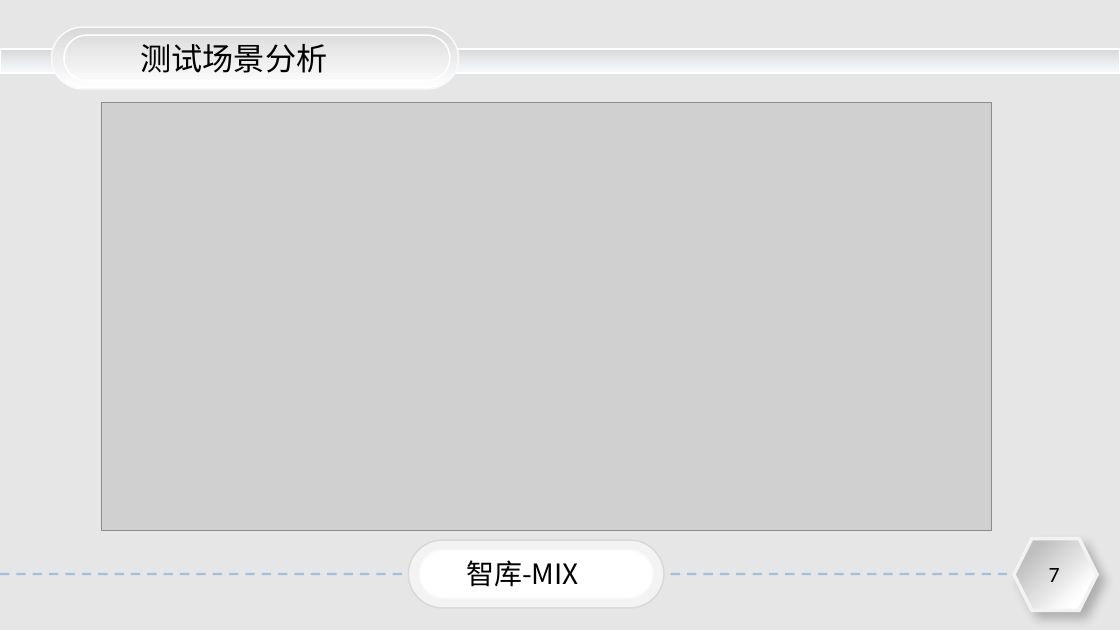
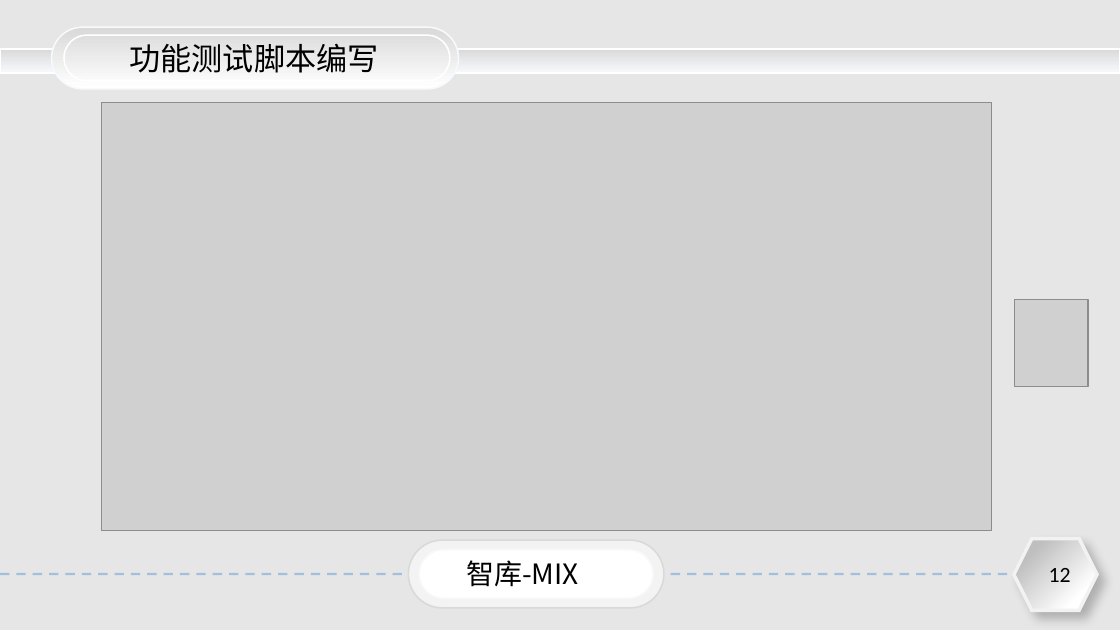
Before and after one commit to jimmyue/skills, a slide deck: slide 12 of 如何用SQL编写测试用例.pptx (slide 7 before the commit). Drawn at 1120x630 pixels with LibreOffice and Linux fonts; fonts in the diff are those of the drawing; grey boxes stand for pictures. Boxes give left, top, right and bottom in pixels: in the first picture for what was removed or moved away, otherwise in the second. Text is boxed around its words. In the diff, an @@ line names an element or a change of style, - is before the commit and + after.

```diff
--- a/如何用SQL编写测试用例.pptx
+++ b/如何用SQL编写测试用例.pptx
@@ text at (x1=129, y1=43, x2=378, y2=73): text changed @@
-测试场景分析
+功能测试脚本编写
@@ picture added at (x1=1015, y1=299, x2=1088, y2=386) @@
@@ page number at (x1=1049, y1=568, x2=1071, y2=582): text changed @@
-7
+12
```
Also in this commit, not shown: 8 other slides changed, 8 slides added, 3 slides removed.
